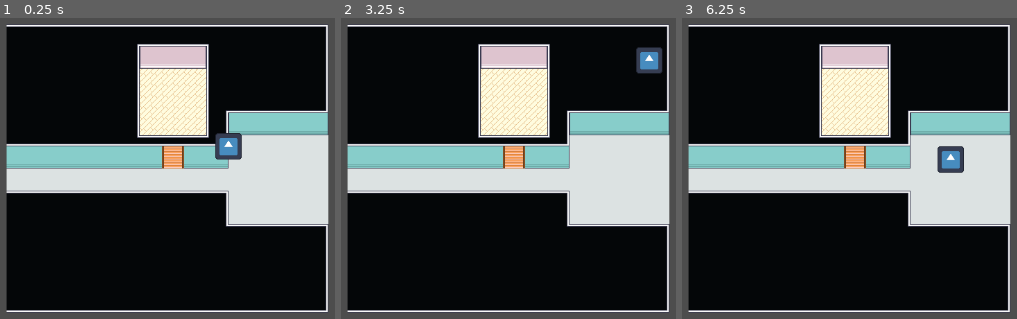
Above: before the commit, frames 1-3 (left to right).
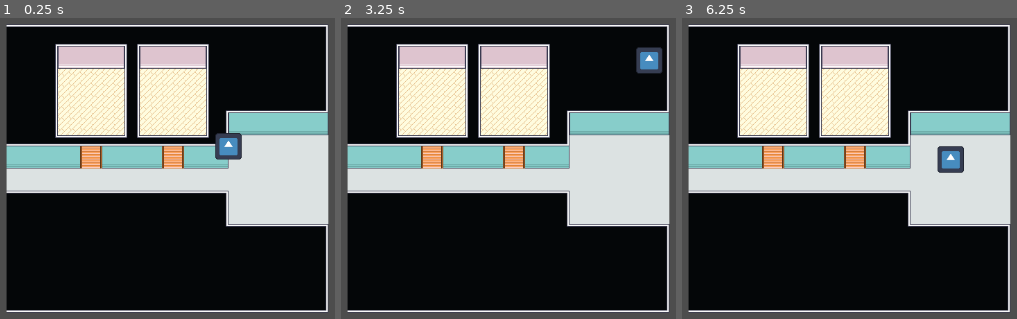
Above: after the commit, the same moments.

Repository: Tausva/DogShelter
Game: Godot game, scene res://scenes/tausva_test_scene.tscn
Same seed, same stepped clock (60 frames per second), same inputs: the game is played once before the commit and once after it. The project has no main scene, so this scene is started directly. The engine's default icon, where the game draws it, is replaced by a stand-in: a white triangle on a blue panel in a dark square.
Inputs (mouse positions are in pixels of both pictures, inside the frame that each line leads up to):
- Up to frame 1 (0.25 s): no input
- Up to frame 2 (3.25 s): tap Enter at 0.5, 2 s; move the mouse to (outside the picture) at 0.52 s; click (outside the picture) at 0.67 s; tap Space at 1.25, 2.75 s; drag from (411, 180) to (515, 90) at 1.27 s; move the mouse to (649, 60) at 2.02 s; click (649, 60) at 2.17 s; drag from (528, 249) to (649, 60) at 2.77 s
- Up to frame 3 (6.25 s): move the mouse to (outside the picture) at 3.52 s; click (outside the picture) at 3.67 s; tap Enter at 4.25 s; drag from (outside the picture) to (789, 48) at 4.27 s; tap Space at 5 s; move the mouse to (950, 159) at 5.02 s; click (950, 159) at 5.17 s; drag from (789, 48) to (950, 159) at 5.77 s

The runs differ from the first frame. In frame 1, 7.2% of the frame differs, in the area x 16-38%, y 8-51%; in frame 2, 7.2%; in frame 3, 7.2%.

Commit message:
Improved snapping

Diff:
--- a/scenes/components/draggable_component/draggable_component.gd
+++ b/scenes/components/draggable_component/draggable_component.gd
@@ -2,6 +2,13 @@
 
 var starting_position: Vector2 = Vector2.ZERO
 var current_room: Room
+var half_size: Vector2
+
+
+func _ready() -> void:
+	var collision = get_child(0) as CollisionShape2D
+	var collision_shape = collision.shape as RectangleShape2D
+	half_size = collision_shape.size / 2 * global_scale
 
 
 func drag(new_position: Vector2) -> void:
@@ -16,11 +23,27 @@
 		get_parent().global_position = starting_position
 	else:
 		starting_position = Vector2.ZERO
-		print("assigned to room")
+		_snap_to_room(current_room.get_room_area())
+
+
+func _snap_to_room(area_to_snap: Area2D) -> void:
+	var snap_rect: Rect2 = ((area_to_snap.get_child(0) as CollisionShape2D).shape as RectangleShape2D).get_rect()
+	snap_rect.position = snap_rect.position + area_to_snap.global_position
+	var parent_position: Vector2 = get_parent().global_position
+
+	if parent_position.x - half_size.x < snap_rect.position.x:
+		get_parent().global_position.x = snap_rect.position.x + half_size.x
+	elif parent_position.x + half_size.x > snap_rect.position.x + snap_rect.size.x:
+		get_parent().global_position.x = snap_rect.position.x + snap_rect.size.x - half_size.x
+
+	if parent_position.y - half_size.y < snap_rect.position.y:
+		get_parent().global_position.y = snap_rect.position.y + half_size.y
+	elif parent_position.y + half_size.y > snap_rect.position.y + snap_rect.size.y:
+		get_parent().global_position.y = snap_rect.position.y + snap_rect.size.y - half_size.y
 
 
 func _on_area_entered(area: Area2D) -> void:
-	if area.owner is Room and !current_room:
+	if area.owner is Room:
 		current_room = area.owner
 
 
--- a/scenes/room/room.gd
+++ b/scenes/room/room.gd
@@ -1,5 +1,11 @@
 class_name Room extends Node2D
+
+@onready var droppable_area: Area2D = $DroppableArea
 
 
 func _ready() -> void:
 	pass
+
+
+func get_room_area() -> Area2D:
+	return droppable_area
--- a/scenes/room/room.tscn
+++ b/scenes/room/room.tscn
@@ -1,10 +1,13 @@
-[gd_scene load_steps=4 format=4 uid="uid://4s82byrlbbvr"]
+[gd_scene load_steps=5 format=4 uid="uid://4s82byrlbbvr"]
 
 [ext_resource type="Script" path="res://scenes/room/room.gd" id="1_s76nn"]
 [ext_resource type="TileSet" uid="uid://bwkh1q4mn28ms" path="res://resources/room_tileset.tres" id="2_vpteo"]
 
 [sub_resource type="RectangleShape2D" id="RectangleShape2D_3gnwg"]
 size = Vector2(96, 128)
+
+[sub_resource type="RectangleShape2D" id="RectangleShape2D_a0cvk"]
+size = Vector2(96, 96)
 
 [node name="Room" type="Node2D"]
 script = ExtResource("1_s76nn")
@@ -27,3 +30,10 @@
 position = Vector2(64, -112)
 shape = SubResource("RectangleShape2D_3gnwg")
 debug_color = Color(0.328218, 0.62181, 0.130076, 0.42)
+
+[node name="DroppableArea" type="Area2D" parent="."]
+position = Vector2(64, -96)
+collision_layer = 2
+
+[node name="CollisionShape2D" type="CollisionShape2D" parent="DroppableArea"]
+shape = SubResource("RectangleShape2D_a0cvk")
--- /dev/null
+++ b/scenes/shelter/shelter.gd
@@ -0,0 +1,19 @@
+class_name Shelter extends Node2D
+
+@onready var room_container: Node2D = $RoomContainer
+
+@export var room_x_offset: float = 118
+@export var room_y_offset: float = 224
+
+
+func _ready() -> void:
+	add_room(Vector2i(0,0))
+	add_room(Vector2i(1,0))
+
+
+func add_room(index: Vector2i) -> void:
+	var room_scene: PackedScene = preload("res://scenes/room/room.tscn")
+	var room_instance: Room = room_scene.instantiate()
+
+	room_container.add_child(room_instance)
+	room_instance.position = Vector2(-room_x_offset * index.x, room_y_offset * index.y)
--- a/scenes/shelter/shelter.tscn
+++ b/scenes/shelter/shelter.tscn
@@ -1,13 +1,14 @@
 [gd_scene load_steps=3 format=4 uid="uid://c4udinlll0vf8"]
 
+[ext_resource type="Script" path="res://scenes/shelter/shelter.gd" id="1_iuunh"]
 [ext_resource type="TileSet" uid="uid://bwkh1q4mn28ms" path="res://resources/room_tileset.tres" id="1_wx3bc"]
-[ext_resource type="PackedScene" uid="uid://4s82byrlbbvr" path="res://scenes/room/room.tscn" id="2_2fr7f"]
 
 [node name="Shelter" type="Node2D"]
+script = ExtResource("1_iuunh")
 
 [node name="TileMapLayer" type="TileMapLayer" parent="."]
 tile_map_data = PackedByteArray("AAD/////AQALAAMAAAD+////AQABAAMAAAD9////AQABAAMAAAD8////AQABAAMAAAD7////AQABAAMAAAD6// …(11984 unchanged characters)…
 tile_set = ExtResource("1_wx3bc")
 
-[node name="Room" parent="." instance=ExtResource("2_2fr7f")]
+[node name="RoomContainer" type="Node2D" parent="."]
 position = Vector2(-144, 32)
